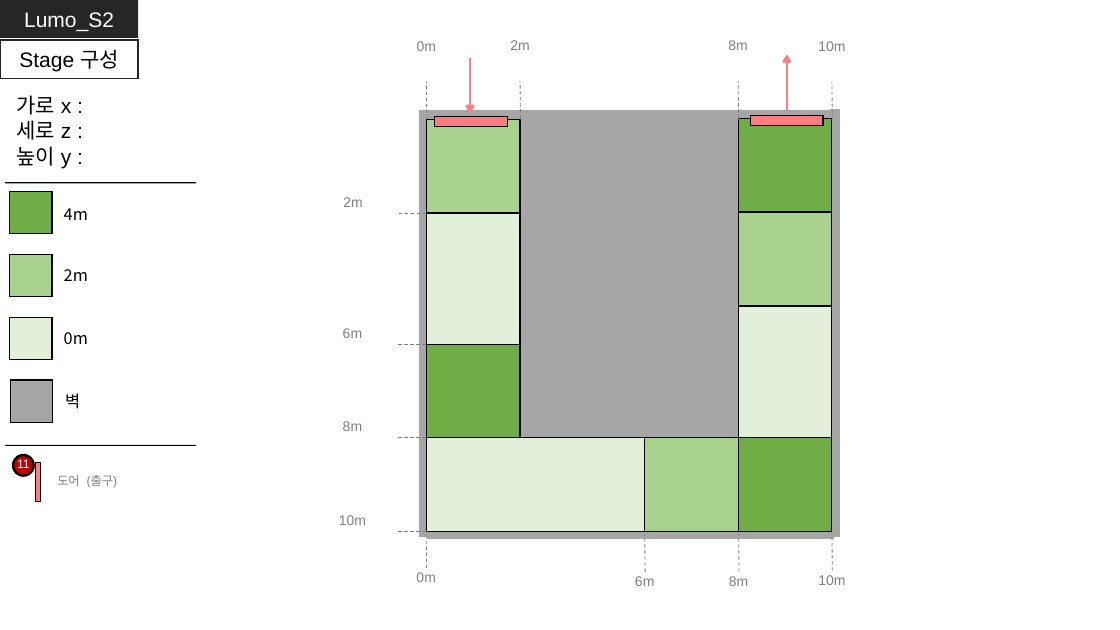
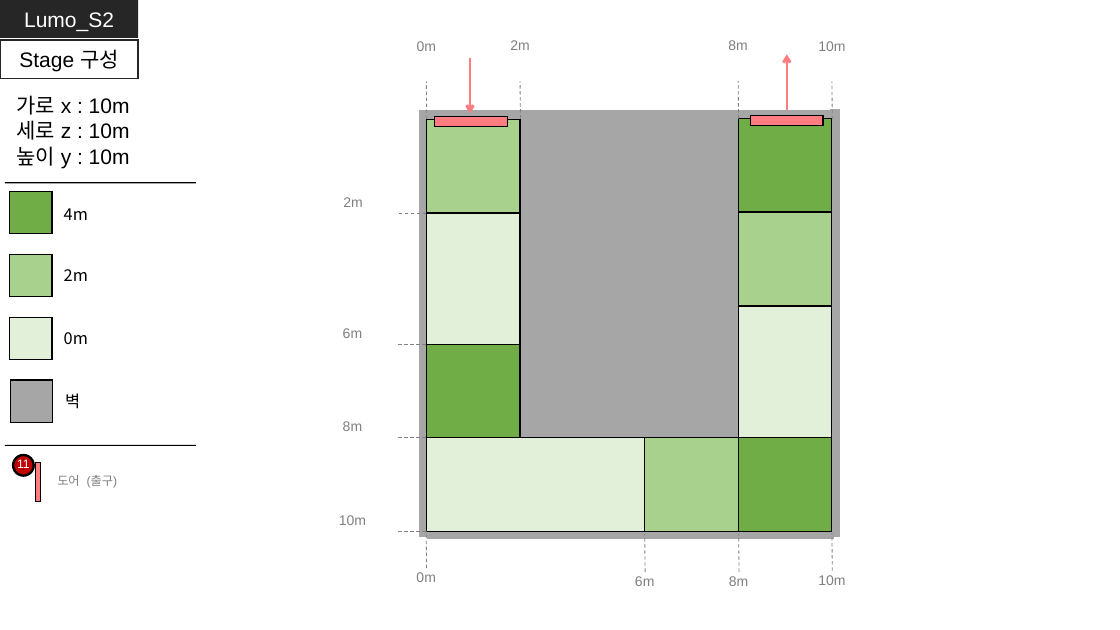
Before and after one commit to GGMGangsterHamster/GangsterHamster, a slide deck: slide 4 of Documents/Lumo_Stage - Nam.pptx. Drawn at 1120x630 pixels with LibreOffice and Linux fonts; fonts in the diff are those of the drawing. Boxes give left, top, right and bottom in pixels: in the first picture for what was removed or moved away, otherwise in the second. Text is boxed around its words. In the diff, an @@ line names an element or a change of style, - is before the commit and + after.

```diff
--- a/Documents/Lumo_Stage - Nam.pptx
+++ b/Documents/Lumo_Stage - Nam.pptx
@@ text at [16,95,130,168]: text changed @@
-가로 x :
-세로 z :
-높이 y :
+가로 x : 10m
+세로 z : 10m
+높이 y : 10m
```
Also in this commit, not shown: 3 other slides changed.
